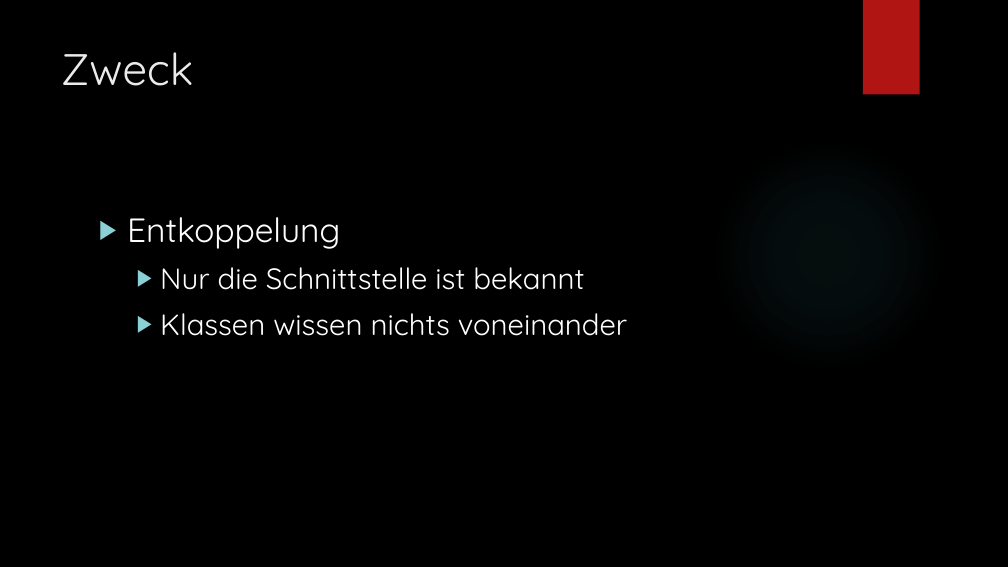
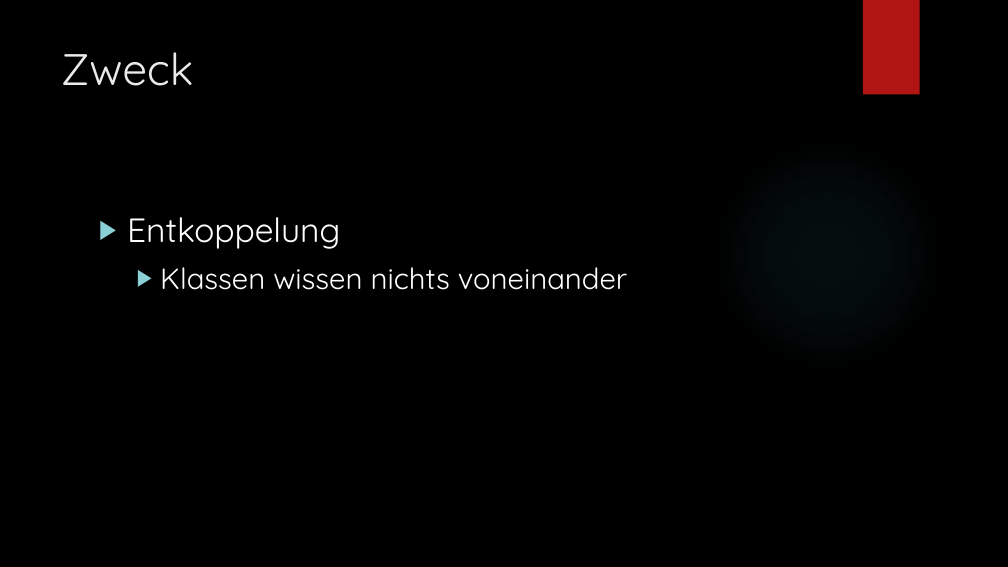
Before and after one commit to leoggehrer/1920_78ABIF, a slide deck: slide 15 of Inheritence&ObserverPattern.pptx. Drawn at 1008x567 pixels with LibreOffice and Linux fonts; fonts in the diff are those of the drawing; background and template pictures are left out. Boxes give left, top, right and bottom in pixels: in the first picture for what was removed or moved away, otherwise in the second. Text is boxed around its words. In the diff, an @@ line names an element or a change of style, - is before the commit and + after.

```diff
--- a/Inheritence&ObserverPattern.pptx
+++ b/Inheritence&ObserverPattern.pptx
@@ text at [160, 267, 584, 290]: paragraph removed @@
-  ▶ Nur die Schnittstelle ist bekannt
```
Also in this commit, not shown: 1 other slide changed.
